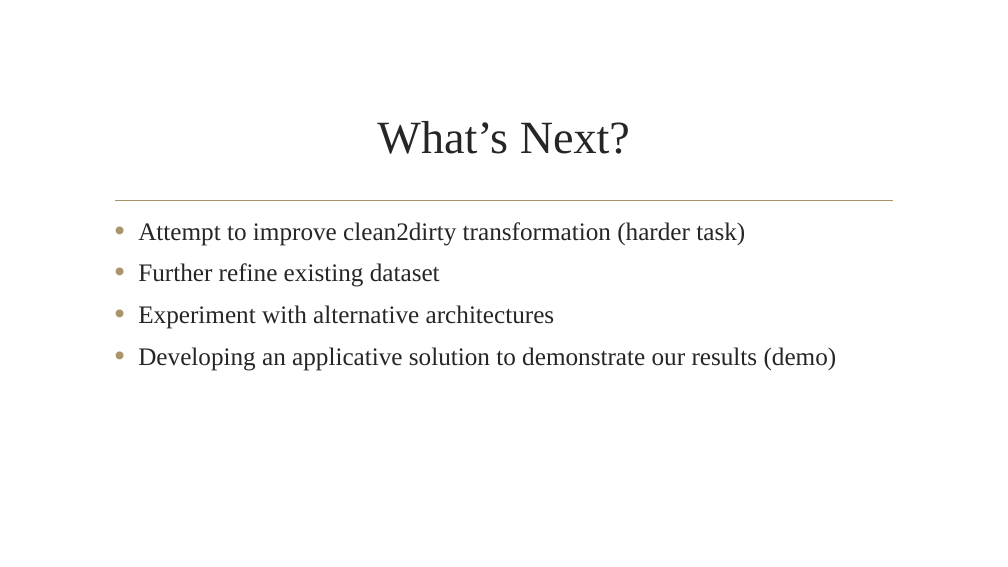
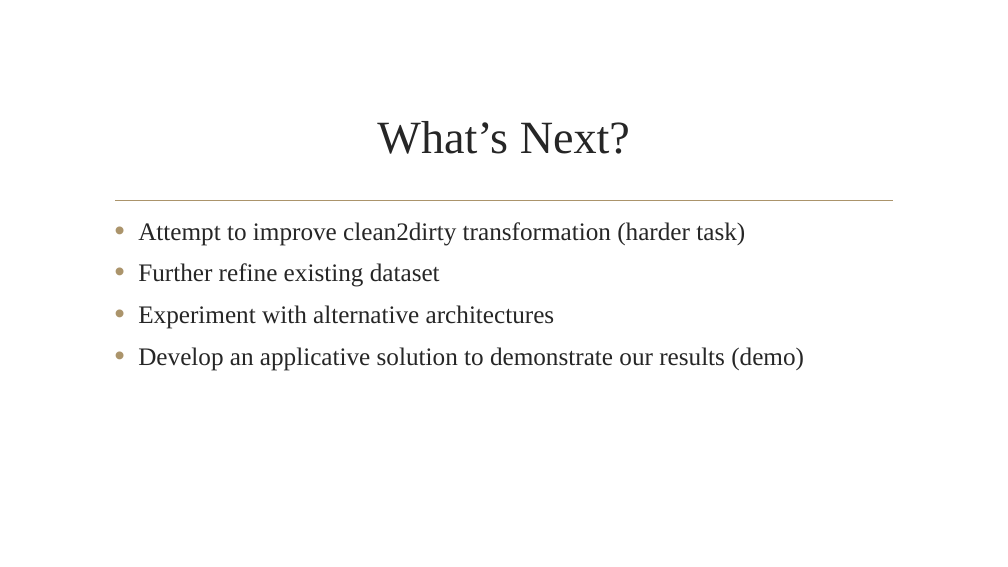
Before and after one commit to YoniSlutzky98/DL-Workshop, a slide deck: slide 10 of demo/Demo.pptx. Drawn at 1008x567 pixels with LibreOffice and Linux fonts; fonts in the diff are those of the drawing; background and template pictures are left out. Boxes give left, top, right and bottom in pixels: in the first picture for what was removed or moved away, otherwise in the second. Text is boxed around its words. In the diff, an @@ line names an element or a change of style, - is before the commit and + after.

```diff
--- a/demo/Demo.pptx
+++ b/demo/Demo.pptx
@@ text at [138, 347, 804, 371]: text changed @@
-• Developing an applicative solution to demonstrate our results (demo)
+• Develop an applicative solution to demonstrate our results (demo)
```
Also in this commit, not shown: 9 other files.
